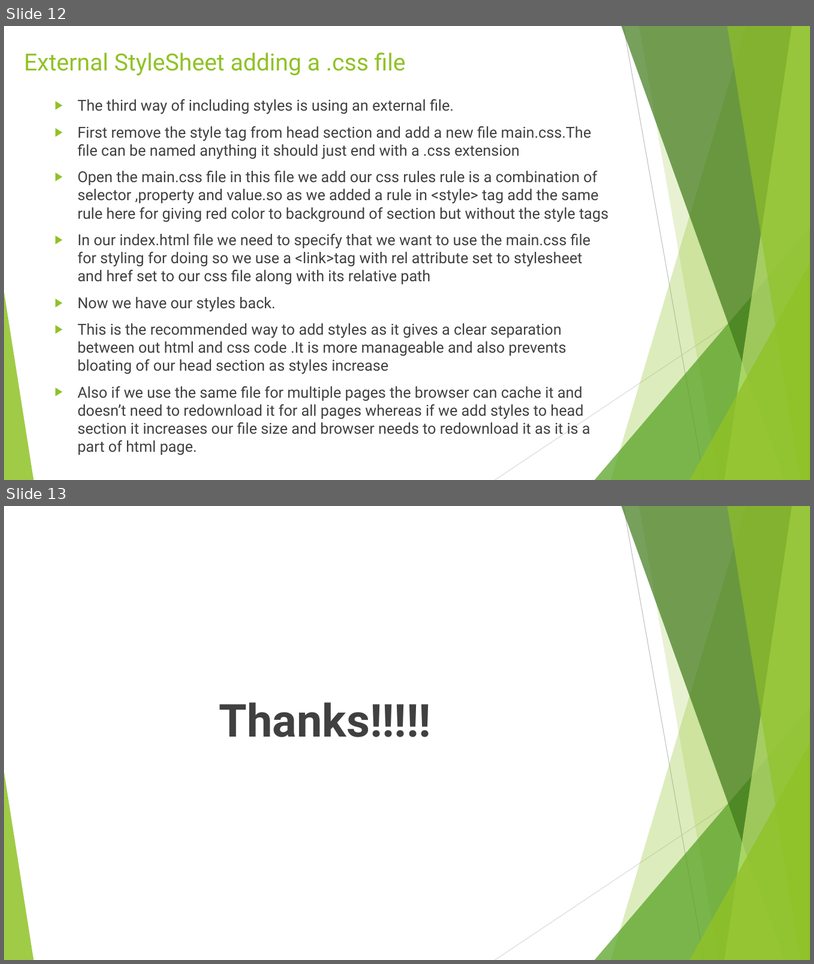
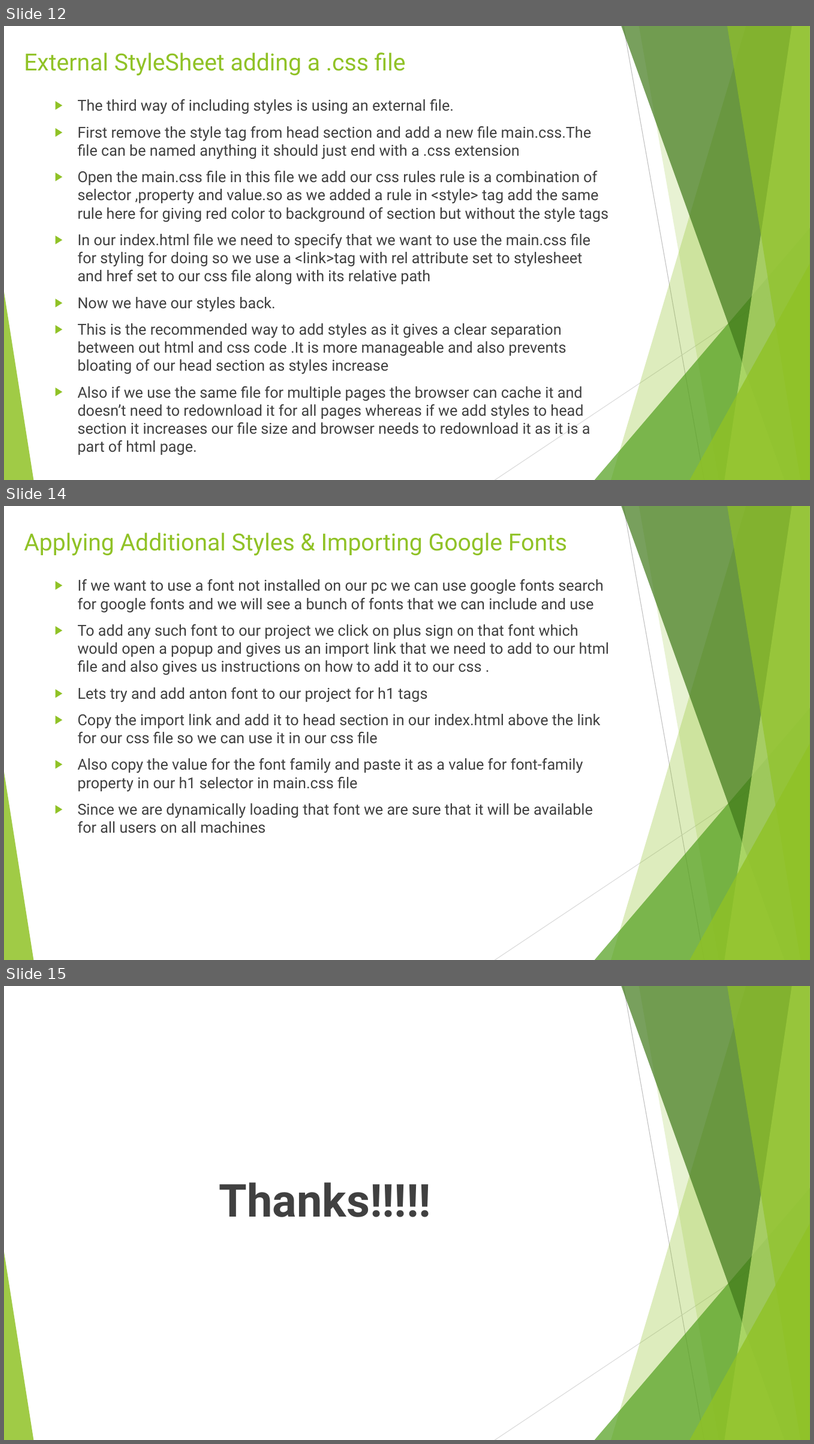
Before and after one commit to rudhrainfogain/CSS, a slide deck: PPT/Css-v2.pptx. Shown one above the other, each under a label of ours: slides 12 and 13 before the commit, slides 12, 14 and 15 after it; the slides between them are not shown. The pictures are 814x964 and 814x1444 pixels, drawn with LibreOffice and Linux fonts; fonts in the diff are those of the drawing. Boxes give left, top, right and bottom in pixels: in the first picture for what was removed or moved away, otherwise in the second. Text is boxed around its words. In the diff, an @@ line names an element or a change of style, - is before the commit and + after.

Commit message:
Applying Additional Styles & Importing Google Fonts

```diff
--- a/PPT/Css-v2.pptx
+++ b/PPT/Css-v2.pptx
@@ slide 14 added at <box>4,506,810,960</box>, background #FFFFFF; not listed: 10 template elements that a slide beside it also shows @@
@@ title added at <box>24,532,567,556</box>, 28 pt, text #90C226 @@
+Applying Additional Styles & Importing Google Fonts
@@ text added at <box>78,579,609,833</box>, 18 pt, text #404040 @@
+▶ If we want to use a font not installed on our pc we can use google fonts search for google fonts and we will see a bunch of fonts that we can include and use
+▶ To add any such font to our project we click on plus sign on that font which would open a popup and gives us an import link that we need to add to our html file and also gives us instructions on how to add it to our css .
+▶ Lets try and add anton font to our project for h1 tags
+▶ Copy the import link and add it to head section in our index.html above the link for our css file so we can use it in our css file
+▶ Also copy the value for the font family and paste it as a value for font-family property in our h1 selector in main.css file
+▶ Since we are dynamically loading that font we are sure that it will be available for all users on all machines
@@ what was slide 13 is now slide 15 @@
```
Also in this commit, not shown: 1 other slide added, 2 other files.
